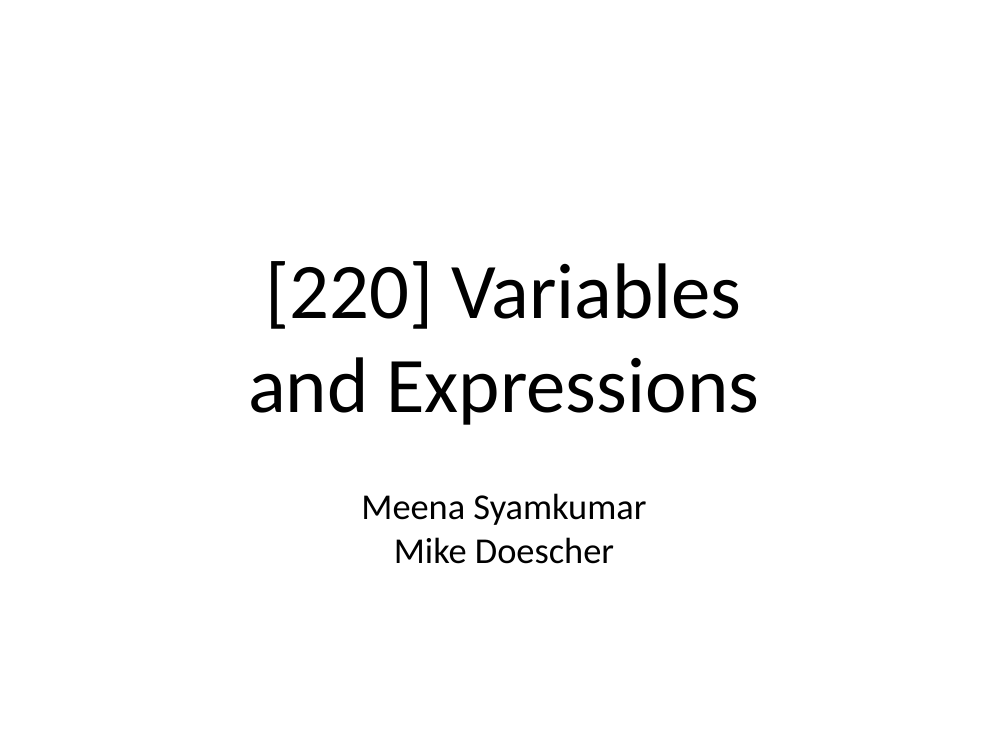
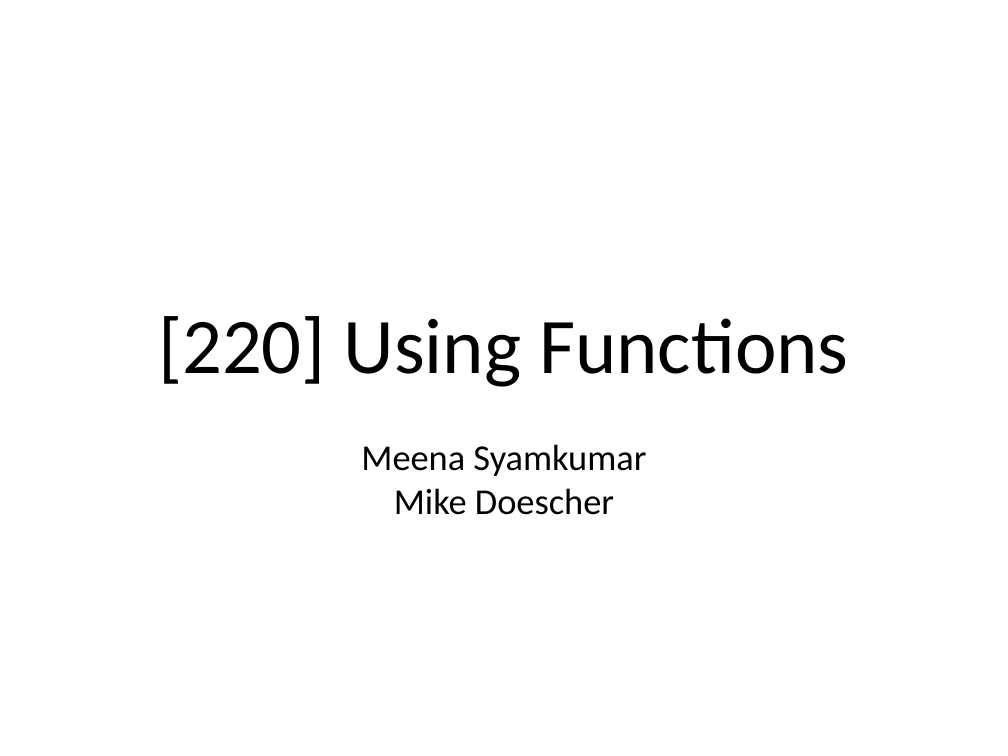
Before and after one commit to tylerharter/caraza-harter-com, a slide deck: slide 1 of tyler/meena/cs220/f20/materials/lec_05_F20.ppt. Drawn at 1008x756 pixels with LibreOffice and Linux fonts; fonts in the diff are those of the drawing. Boxes give left, top, right and bottom in pixels: in the first picture for what was removed or moved away, otherwise in the second. Text is boxed around its words. In the diff, an @@ line names an element or a change of style, - is before the commit and + after.

Commit message:
Adding lec-05 ppt slides

```diff
--- a/tyler/meena/cs220/f20/materials/lec_05_F20.ppt
+++ b/tyler/meena/cs220/f20/materials/lec_05_F20.ppt
@@ title at (x1=158, y1=316, x2=849, y2=387): text changed @@
-[220] Variables
-and Expressions
+[220] Using Functions
@@ subtitle "Meena Syamkumar" moved from (x1=361, y1=493, x2=646, y2=564) to (x1=361, y1=444, x2=646, y2=515) @@
```
Also in this commit, not shown: 28 slides added, 58 slides removed.
